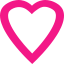
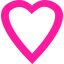
Layer changes from the first 64×64 image to the second:
painted on "Shape 1" over left=0, top=0, right=64, bottom=64
hid "Layer 0" over left=30, top=12, right=54, bottom=52
